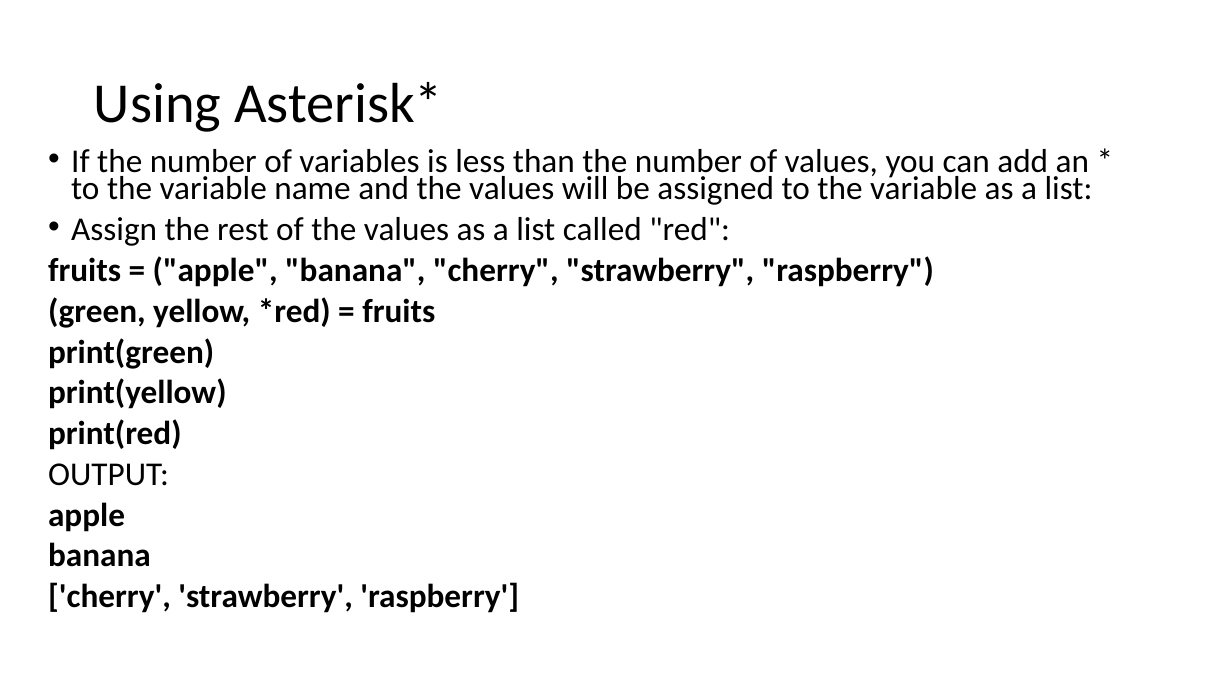
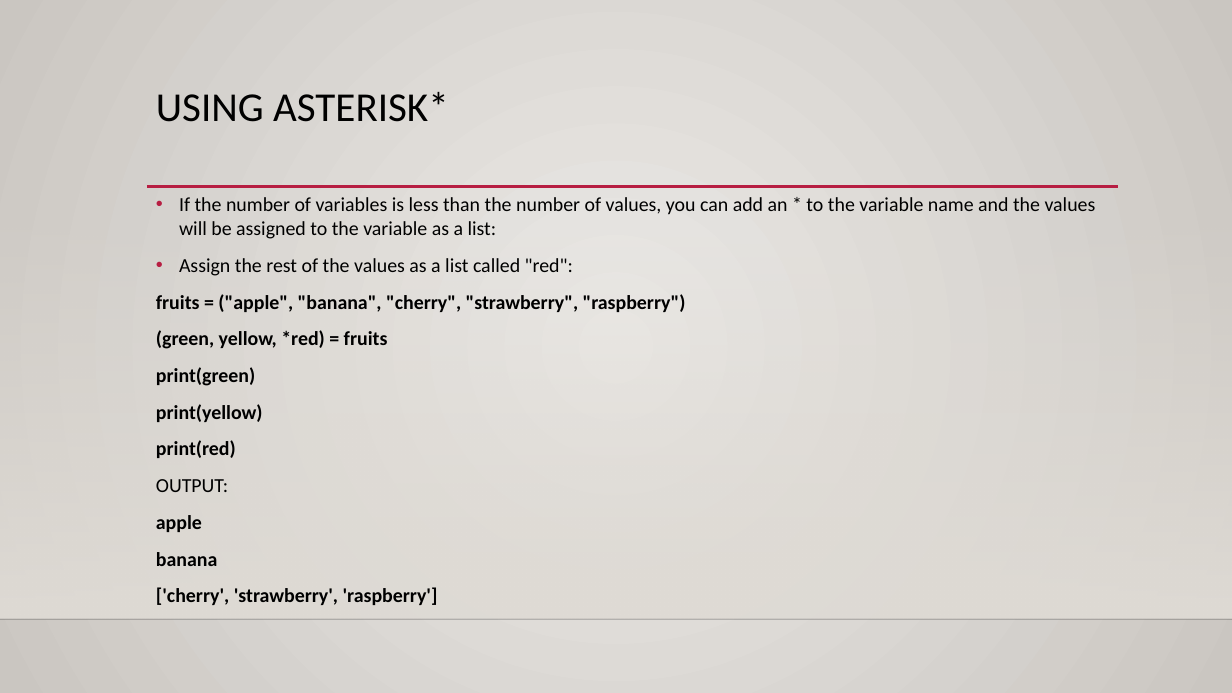
Before and after one commit to Gurpal-saghi-9/Python, a slide deck: slide 23 of PDF's Images/Python Tuples.pptx. Drawn at 1232x693 pixels with LibreOffice and Linux fonts; fonts in the diff are those of the drawing; background and template pictures are left out. Boxes give left, top, right and bottom in pixels: in the first picture for what was removed or moved away, otherwise in the second. Text is boxed around its words. In the diff, an @@ line names an element or a change of style, - is before the commit and + after.

```diff
--- a/PDF's Images/Python Tuples.pptx
+++ b/PDF's Images/Python Tuples.pptx
@@ background #FFFFFF to gradient #ECEAE7 to #CAC7C1 @@
@@ title "USING ASTERISK*" at bbox=[156, 92, 449, 122]: vertical alignment middle to top @@
@@ title at bbox=[156, 92, 449, 122]: text changed; size 44 to 32 pt @@
-Using Asterisk*
+USING ASTERISK*
@@ rectangle added at bbox=[0, 204, 1232, 619], fill gradient #DFDBD5 @@
@@ text "If the number of variables ...": place and size @@
-text "If the number of variables ..." at bbox=[48, 149, 1093, 613]
+text "If the number of variables ..." at bbox=[156, 197, 1096, 605]
@@ text "If the number of variables ..." at bbox=[156, 197, 1096, 605]: size 25.9 to 15.5 pt; line spacing 0.7 to 1 @@
@@ line added from (147, 187) to (1118, 187), #B71E42 2.5 pt @@
@@ line added from (0, 619) to (1232, 619), #000001 1 pt @@
```
Also in this commit, not shown: 31 other slides changed, 3 other files.
